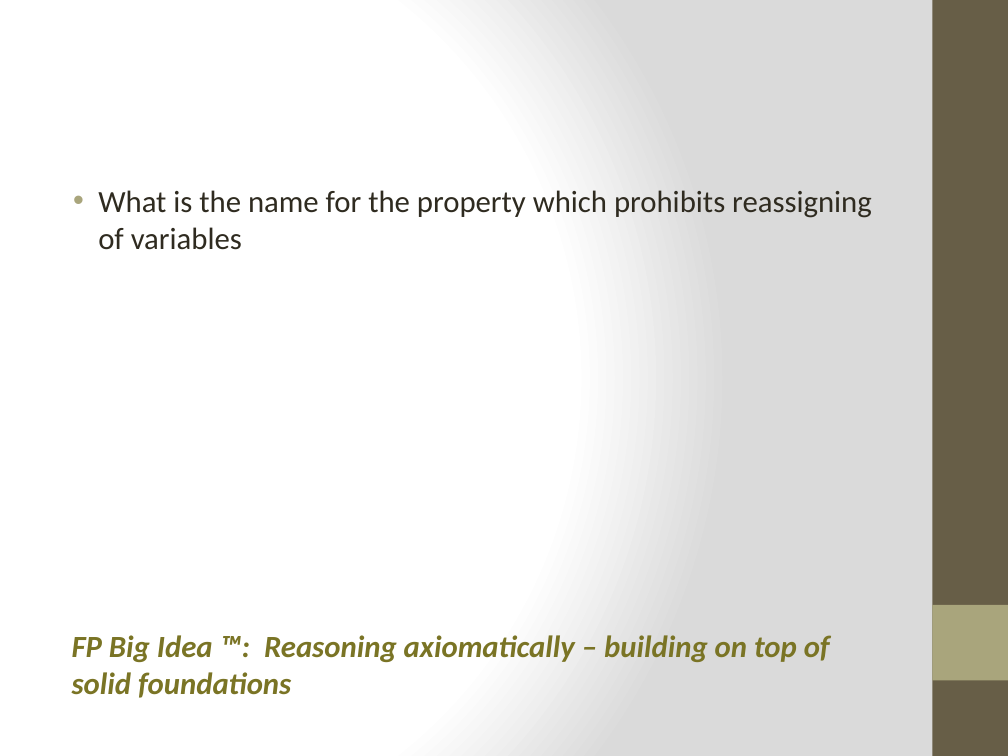
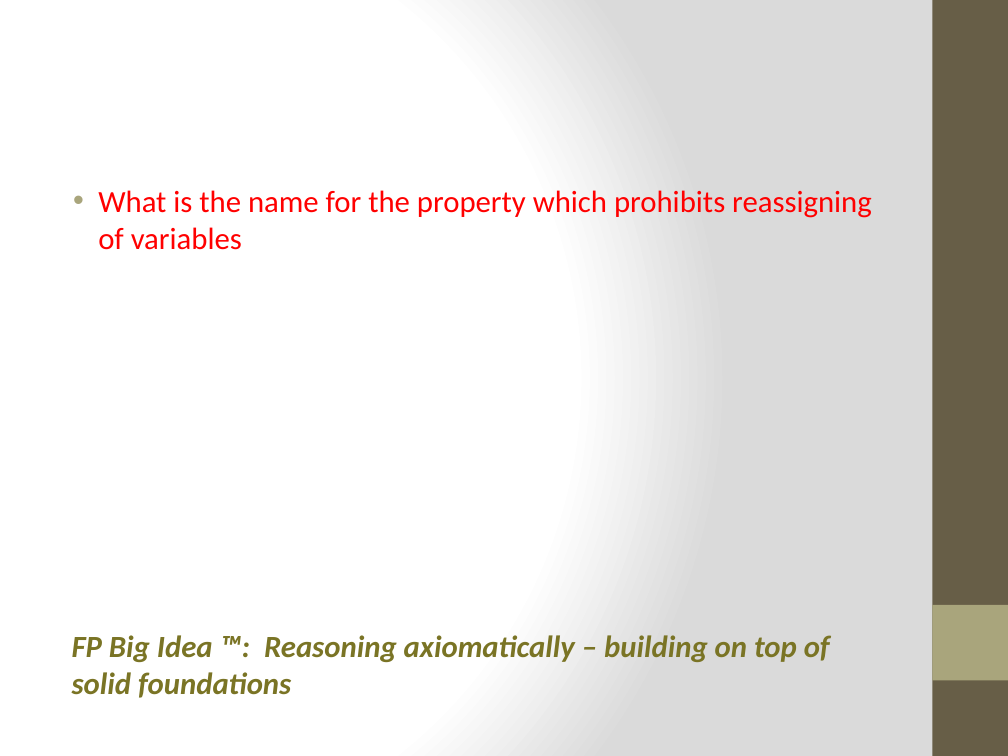
Before and after one commit to bjhartin/FoundationsOfFunctionalProgramming, a slide deck: slide 13 of FoundationsOfFunctionalProgramming.pptx. Drawn at 1008x756 pixels with LibreOffice and Linux fonts; fonts in the diff are those of the drawing. Boxes give left, top, right and bottom in pixels: in the first picture for what was removed or moved away, otherwise in the second. Text is boxed around its words. In the diff, an @@ line names an element or a change of style, - is before the commit and + after.

```diff
--- a/FoundationsOfFunctionalProgramming.pptx
+++ b/FoundationsOfFunctionalProgramming.pptx
@@ text "What is the name for ..." at (x1=98, y1=190, x2=872, y2=250): text colour #2F2B20 to #FF0000 @@
```
Also in this commit, not shown: 9 other slides changed, 8 slides added, 1 other file.
